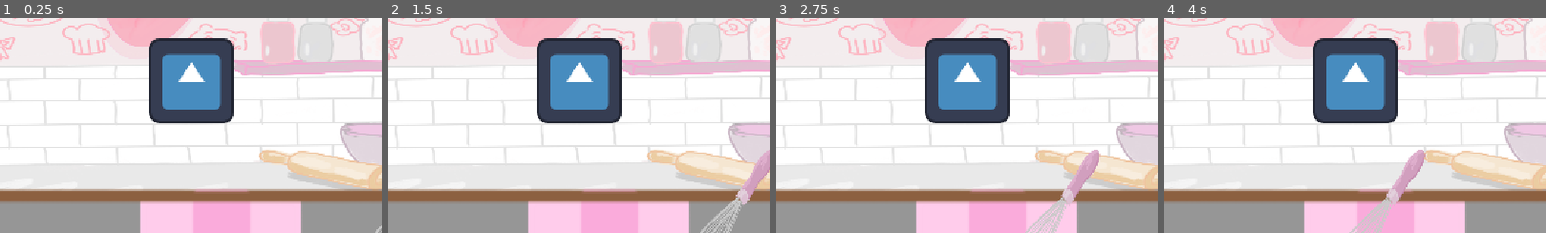
Above: before the commit, frames 1-4 (left to right).
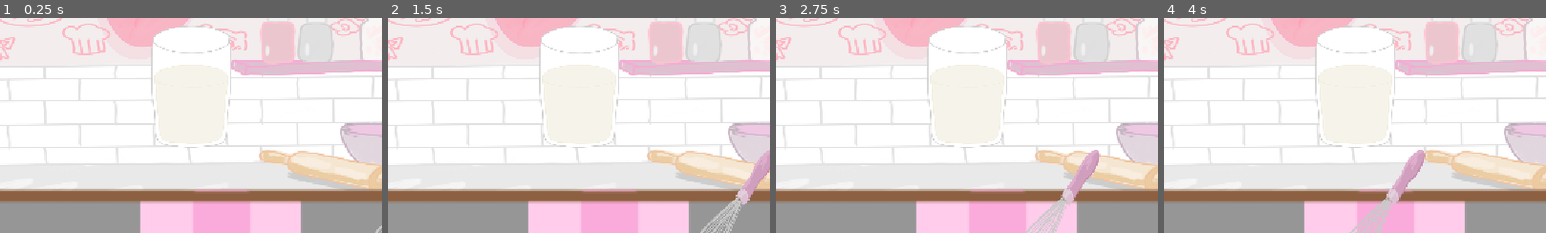
Above: after the commit, the same moments.

Repository: deanwinchestermygoat/Haven-Project
Game: Godot game, scene res://QTE.tscn
The game is run twice, just before and just after one commit, with the same random seed, the same clock (stepped at 60 frames per second) and the same inputs. This scene is started directly instead of the project's main scene. The engine's default icon, where the game draws it, is replaced by a stand-in: a white triangle on a blue panel in a dark square.
Inputs (mouse positions are % of the whole screen's width and height, from its top left):
- Up to frame 1 (0.25 s): no input
- Up to frame 2 (1.5 s): tap Enter (ui_accept) at 0.5, 0.77 s; move the mouse to (72, 45) at 0.52 s; hold D (moveright) from 0.53 s (still down); click (72, 45) at 0.6 s; move the mouse to (30, 55) at 1.27 s; click (30, 55) at 1.35 s
- Up to frame 3 (2.75 s): tap Enter (ui_accept) at 1.52 s; move the mouse to (60, 28) at 2.02 s; release D (moveright) at 2.03 s; hold A (moveleft) from 2.03 s (still down); click (60, 28) at 2.1 s
- Up to frame 4 (4 s): move the mouse to (45, 70) at 2.77 s; release A (moveleft) at 2.78 s; hold D (moveright) from 2.78 s (still down); click (45, 70) at 2.85 s; tap Enter (ui_accept) at 3.02, 3.77 s; move the mouse to (80, 65) at 3.52 s; click (80, 65) at 3.6 s
The pictures show only the part of the screen within x 21-71%, y 32-82%; the shares and areas given below are measured in that part.

The runs differ from the first frame. In frame 1, 9.0% of the frame differs, in the area x 39-62%, y 3-61%; in frame 2, 9.0%; in frame 3, 9.0%; in frame 4, 9.0%.

Commit message:
Wdsfd

Diff:
--- a/Dialogue2.tscn
+++ b/Dialogue2.tscn
@@ -5,7 +5,6 @@
 [ext_resource type="Texture2D" uid="uid://dbu8rkjf88w6w" path="res://chocolate caku.png" id="2_m8ffq"]
 [ext_resource type="FontFile" uid="uid://c8xlyi24xpfu4" path="res://SugarFlareDemoRegular-4nGED.otf" id="3_g4lbu"]
 [ext_resource type="Texture2D" uid="uid://ddydn6u84r4e4" path="res://strawberry caku.png" id="4_ys4ex"]
-[ext_resource type="Texture2D" uid="uid://4q335xxs2p" path="res://icon.svg" id="5_3k16q"]
 [ext_resource type="Texture2D" uid="uid://doqj86pmoucr8" path="res://andrew .png" id="7_3k16q"]
 [ext_resource type="Texture2D" uid="uid://d3d6g5upggiv3" path="res://chef.png" id="7_ys4ex"]
 
@@ -132,18 +131,10 @@
 expand_icon = true
 
 [node name="TextureRect2" type="TextureRect" parent="Text Interactions" unique_id=414696465]
-visible = false
-offset_left = 100.0
-offset_top = 220.0
-offset_right = 228.0
-offset_bottom = 361.0
-texture = ExtResource("5_3k16q")
-
-[node name="TextureRect4" type="TextureRect" parent="Text Interactions" unique_id=68106729]
-offset_left = -177.0
-offset_top = -12.0
-offset_right = 317.0
-offset_bottom = 641.0
+offset_left = -129.0
+offset_top = -48.0
+offset_right = 514.0
+offset_bottom = 705.0
 texture = ExtResource("7_3k16q")
 expand_mode = 1
 
--- a/Dialogue3.tscn
+++ b/Dialogue3.tscn
@@ -5,7 +5,6 @@
 [ext_resource type="Texture2D" uid="uid://dbu8rkjf88w6w" path="res://chocolate caku.png" id="2_wgjs5"]
 [ext_resource type="FontFile" uid="uid://c8xlyi24xpfu4" path="res://SugarFlareDemoRegular-4nGED.otf" id="3_3mc1j"]
 [ext_resource type="Texture2D" uid="uid://ddydn6u84r4e4" path="res://strawberry caku.png" id="4_k362u"]
-[ext_resource type="Texture2D" uid="uid://4q335xxs2p" path="res://icon.svg" id="5_bprgn"]
 [ext_resource type="Texture2D" uid="uid://doqj86pmoucr8" path="res://andrew .png" id="6_k362u"]
 [ext_resource type="Texture2D" uid="uid://d3d6g5upggiv3" path="res://chef.png" id="7_k362u"]
 
@@ -138,21 +137,13 @@
 icon_alignment = 1
 expand_icon = true
 
-[node name="TextureRect4" type="TextureRect" parent="Text Interactions" unique_id=332905392]
-offset_left = -178.0
-offset_top = -9.0
-offset_right = 316.0
-offset_bottom = 644.0
+[node name="TextureRect2" type="TextureRect" parent="Text Interactions" unique_id=414696465]
+offset_left = -120.0
+offset_top = -22.0
+offset_right = 463.0
+offset_bottom = 658.0
 texture = ExtResource("6_k362u")
 expand_mode = 1
-
-[node name="TextureRect2" type="TextureRect" parent="Text Interactions" unique_id=414696465]
-visible = false
-offset_left = 100.0
-offset_top = 220.0
-offset_right = 228.0
-offset_bottom = 361.0
-texture = ExtResource("5_bprgn")
 
 [node name="TextureRect3" type="TextureRect" parent="Text Interactions" unique_id=58447825]
 offset_left = 700.0
--- a/Dialogue4.tscn
+++ b/Dialogue4.tscn
@@ -5,7 +5,7 @@
 [ext_resource type="FontFile" uid="uid://c8xlyi24xpfu4" path="res://SugarFlareDemoRegular-4nGED.otf" id="3_lf4sj"]
 [ext_resource type="Texture2D" uid="uid://dbu8rkjf88w6w" path="res://chocolate caku.png" id="4_6xw0g"]
 [ext_resource type="Texture2D" uid="uid://ddydn6u84r4e4" path="res://strawberry caku.png" id="5_45y60"]
-[ext_resource type="Texture2D" uid="uid://4q335xxs2p" path="res://icon.svg" id="6_gao0u"]
+[ext_resource type="Texture2D" uid="uid://doqj86pmoucr8" path="res://andrew .png" id="6_8v3wp"]
 [ext_resource type="Texture2D" uid="uid://d3d6g5upggiv3" path="res://chef.png" id="7_52332"]
 
 [sub_resource type="AtlasTexture" id="AtlasTexture_g12sc"]
@@ -130,11 +130,12 @@
 expand_icon = true
 
 [node name="TextureRect2" type="TextureRect" parent="Text Interactions" unique_id=414696465]
-offset_left = 100.0
-offset_top = 220.0
-offset_right = 228.0
-offset_bottom = 361.0
-texture = ExtResource("6_gao0u")
+offset_left = -150.0
+offset_top = -113.0
+offset_right = 533.0
+offset_bottom = 743.0
+texture = ExtResource("6_8v3wp")
+expand_mode = 1
 
 [node name="TextureRect3" type="TextureRect" parent="Text Interactions" unique_id=58447825]
 offset_left = 700.0
--- a/Dialogue5.tscn
+++ b/Dialogue5.tscn
@@ -5,7 +5,7 @@
 [ext_resource type="FontFile" uid="uid://c8xlyi24xpfu4" path="res://SugarFlareDemoRegular-4nGED.otf" id="3_axs1u"]
 [ext_resource type="Texture2D" uid="uid://dbu8rkjf88w6w" path="res://chocolate caku.png" id="4_1w8yw"]
 [ext_resource type="Texture2D" uid="uid://ddydn6u84r4e4" path="res://strawberry caku.png" id="5_b3c6n"]
-[ext_resource type="Texture2D" uid="uid://4q335xxs2p" path="res://icon.svg" id="6_y4vwm"]
+[ext_resource type="Texture2D" uid="uid://doqj86pmoucr8" path="res://andrew .png" id="6_4hk73"]
 [ext_resource type="Texture2D" uid="uid://d3d6g5upggiv3" path="res://chef.png" id="7_cgnm5"]
 
 [sub_resource type="AtlasTexture" id="AtlasTexture_g12sc"]
@@ -138,11 +138,12 @@
 expand_icon = true
 
 [node name="TextureRect2" type="TextureRect" parent="Text Interactions" unique_id=414696465]
-offset_left = 100.0
-offset_top = 220.0
-offset_right = 228.0
-offset_bottom = 361.0
-texture = ExtResource("6_y4vwm")
+offset_left = -138.0
+offset_top = -33.0
+offset_right = 490.0
+offset_bottom = 699.0
+texture = ExtResource("6_4hk73")
+expand_mode = 1
 
 [node name="TextureRect3" type="TextureRect" parent="Text Interactions" unique_id=58447825]
 offset_left = 700.0
--- a/QTE.tscn
+++ b/QTE.tscn
@@ -4,7 +4,7 @@
 [ext_resource type="Script" uid="uid://d3880l1mi8y1t" path="res://qtebar.gd" id="1_gfoop"]
 [ext_resource type="Texture2D" uid="uid://bvyltj5rona5f" path="res://kitchen bg.png" id="2_81wtu"]
 [ext_resource type="Texture2D" uid="uid://bvxknp4vqa0iy" path="res://whisk.png" id="3_gfoop"]
-[ext_resource type="Texture2D" uid="uid://4q335xxs2p" path="res://icon.svg" id="5_4uh6t"]
+[ext_resource type="Texture2D" uid="uid://dokkx0rnm37xr" path="res://milk.png" id="5_sosbv"]
 [ext_resource type="AudioStream" uid="uid://dcyvqaav0ottv" path="res://milk2.mp3" id="6_sosbv"]
 
 [node name="QTE" type="Node2D" unique_id=1548456441]
@@ -63,11 +63,12 @@
 theme_override_font_sizes/normal_font_size = 60
 
 [node name="milk" type="TextureRect" parent="QTE bar" unique_id=62465292]
-offset_left = 471.0
-offset_top = 238.0
-offset_right = 599.0
-offset_bottom = 366.0
-texture = ExtResource("5_4uh6t")
+offset_left = 332.0
+offset_top = 141.0
+offset_right = 663.0
+offset_bottom = 436.0
+texture = ExtResource("5_sosbv")
+expand_mode = 1
 
 [node name="AudioStreamPlayer" type="AudioStreamPlayer" parent="QTE bar" unique_id=2145291837]
 stream = ExtResource("6_sosbv")
--- a/QTE2.tscn
+++ b/QTE2.tscn
@@ -3,7 +3,7 @@
 [ext_resource type="Texture2D" uid="uid://bvyltj5rona5f" path="res://kitchen bg.png" id="2_gn1cm"]
 [ext_resource type="Texture2D" uid="uid://oqkjrvwq15rj" path="res://skillcheck5.png" id="2_yxlc3"]
 [ext_resource type="Texture2D" uid="uid://bvxknp4vqa0iy" path="res://whisk.png" id="3_07p3t"]
-[ext_resource type="Texture2D" uid="uid://4q335xxs2p" path="res://icon.svg" id="5_jkjoq"]
+[ext_resource type="Texture2D" uid="uid://c2sl07t6d5v0a" path="res://egg.png" id="4_07p3t"]
 [ext_resource type="AudioStream" uid="uid://dcyvqaav0ottv" path="res://milk2.mp3" id="6_e01hn"]
 
 [sub_resource type="GDScript" id="GDScript_ryofh"]
@@ -102,11 +102,12 @@
 text = "3"
 
 [node name="milk" type="TextureRect" parent="QTE bar" unique_id=62465292]
-offset_left = 471.0
-offset_top = 238.0
-offset_right = 599.0
-offset_bottom = 366.0
-texture = ExtResource("5_jkjoq")
+offset_left = 281.0
+offset_top = -94.0
+offset_right = 924.0
+offset_bottom = 657.0
+texture = ExtResource("4_07p3t")
+expand_mode = 1
 
 [node name="AudioStreamPlayer" type="AudioStreamPlayer" parent="QTE bar" unique_id=2145291837]
 stream = ExtResource("6_e01hn")
--- a/QTE3.tscn
+++ b/QTE3.tscn
@@ -3,7 +3,7 @@
 [ext_resource type="Texture2D" uid="uid://oqkjrvwq15rj" path="res://skillcheck5.png" id="2_610y4"]
 [ext_resource type="Texture2D" uid="uid://bvyltj5rona5f" path="res://kitchen bg.png" id="2_vbltr"]
 [ext_resource type="Texture2D" uid="uid://bvxknp4vqa0iy" path="res://whisk.png" id="3_0wc6q"]
-[ext_resource type="Texture2D" uid="uid://4q335xxs2p" path="res://icon.svg" id="5_voyim"]
+[ext_resource type="Texture2D" uid="uid://ds0tuoujrjkh" path="res://bitch.png" id="4_0wc6q"]
 [ext_resource type="AudioStream" uid="uid://dcyvqaav0ottv" path="res://milk2.mp3" id="6_8df0h"]
 
 [sub_resource type="GDScript" id="GDScript_3mc1j"]
@@ -45,7 +45,7 @@
 
 "
 
-[node name="QTE" type="Node2D" unique_id=1548456441]
+[node name="QTE3" type="Node2D" unique_id=1548456441]
 script = SubResource("GDScript_3mc1j")
 
 [node name="QTE bar" type="Node" parent="." unique_id=428109476]
@@ -101,11 +101,12 @@
 theme_override_font_sizes/normal_font_size = 60
 
 [node name="milk" type="TextureRect" parent="QTE bar" unique_id=62465292]
-offset_left = 471.0
-offset_top = 238.0
-offset_right = 599.0
-offset_bottom = 366.0
-texture = ExtResource("5_voyim")
+offset_left = 371.0
+offset_top = 17.0
+offset_right = 993.0
+offset_bottom = 532.0
+texture = ExtResource("4_0wc6q")
+expand_mode = 1
 
 [node name="AudioStreamPlayer" type="AudioStreamPlayer" parent="QTE bar" unique_id=2145291837]
 stream = ExtResource("6_8df0h")
--- a/QTE4.tscn
+++ b/QTE4.tscn
@@ -3,7 +3,7 @@
 [ext_resource type="Texture2D" uid="uid://bvyltj5rona5f" path="res://kitchen bg.png" id="1_0i4c6"]
 [ext_resource type="Texture2D" uid="uid://oqkjrvwq15rj" path="res://skillcheck5.png" id="2_dofn2"]
 [ext_resource type="Texture2D" uid="uid://bvxknp4vqa0iy" path="res://whisk.png" id="3_114p8"]
-[ext_resource type="Texture2D" uid="uid://4q335xxs2p" path="res://icon.svg" id="4_y4fuc"]
+[ext_resource type="Texture2D" uid="uid://c455frbemepwe" path="res://flour.png" id="4_0i4c6"]
 [ext_resource type="AudioStream" uid="uid://dcyvqaav0ottv" path="res://milk2.mp3" id="5_weq10"]
 
 [sub_resource type="GDScript" id="GDScript_8v3wp"]
@@ -101,11 +101,12 @@
 theme_override_font_sizes/normal_font_size = 60
 
 [node name="milk" type="TextureRect" parent="QTE bar" unique_id=62465292]
-offset_left = 471.0
-offset_top = 238.0
-offset_right = 599.0
-offset_bottom = 366.0
-texture = ExtResource("4_y4fuc")
+offset_left = 455.0
+offset_top = 215.0
+offset_right = 665.0
+offset_bottom = 449.0
+texture = ExtResource("4_0i4c6")
+expand_mode = 1
 
 [node name="AudioStreamPlayer" type="AudioStreamPlayer" parent="QTE bar" unique_id=2145291837]
 stream = ExtResource("5_weq10")
--- a/main_player#2.tscn
+++ b/main_player#2.tscn
@@ -1,23 +1,24 @@
 [gd_scene format=3 uid="uid://loq2f272wwfd"]
 
-[ext_resource type="Texture2D" uid="uid://4q335xxs2p" path="res://icon.svg" id="1_wqw5x"]
 [ext_resource type="Script" uid="uid://qwn15qfsfbpa" path="res://main_player#2.gd" id="1_ylmck"]
+[ext_resource type="Texture2D" uid="uid://ckmsjbqvt8pur" path="res://andrew cube.png" id="2_ylmck"]
 
 [sub_resource type="RectangleShape2D" id="RectangleShape2D_twxfn"]
-size = Vector2(43, 127)
+size = Vector2(65, 47)
 
 [node name="Main_player#2" type="CharacterBody2D" unique_id=1284068795]
 position = Vector2(158, 81)
 script = ExtResource("1_ylmck")
 
-[node name="Sprite2D" type="Sprite2D" parent="." unique_id=588269617]
-position = Vector2(-42.500004, 0)
-scale = Vector2(0.33593744, 1)
-texture = ExtResource("1_wqw5x")
-
 [node name="CollisionShape2D" type="CollisionShape2D" parent="." unique_id=283262152]
-position = Vector2(-42.5, 0.5)
+position = Vector2(-25.5, -8.5)
 shape = SubResource("RectangleShape2D_twxfn")
 
 [node name="Camera2D" type="Camera2D" parent="." unique_id=1672187228]
 position = Vector2(-38, 1)
+
+[node name="Sprite2D2" type="Sprite2D" parent="." unique_id=499057562]
+position = Vector2(15, -13.0000305)
+rotation = -0.16580628
+scale = Vector2(0.19589595, 0.1541584)
+texture = ExtResource("2_ylmck")
--- a/main_player#3.tscn
+++ b/main_player#3.tscn
@@ -1,6 +1,6 @@
 [gd_scene format=3 uid="uid://cy2nfjwv3i4e0"]
 
-[ext_resource type="Texture2D" uid="uid://4q335xxs2p" path="res://icon.svg" id="1_dbkug"]
+[ext_resource type="Texture2D" uid="uid://ckmsjbqvt8pur" path="res://andrew cube.png" id="1_dbkug"]
 
 [sub_resource type="GDScript" id="GDScript_7qbax"]
 script/source = "extends CharacterBody2D
@@ -54,20 +54,21 @@
 "
 
 [sub_resource type="RectangleShape2D" id="RectangleShape2D_twxfn"]
-size = Vector2(43, 127)
+size = Vector2(53.5, 55.5)
 
 [node name="Main_player#3" type="CharacterBody2D" unique_id=1284068795]
 position = Vector2(158, 81)
 script = SubResource("GDScript_7qbax")
 
-[node name="Sprite2D" type="Sprite2D" parent="." unique_id=588269617]
-position = Vector2(-42.500004, 0)
-scale = Vector2(0.33593744, 1)
+[node name="Camera2D" type="Camera2D" parent="." unique_id=1672187228]
+position = Vector2(-38, 1)
+
+[node name="Sprite2D2" type="Sprite2D" parent="." unique_id=595839101]
+position = Vector2(15.000001, -3.9999962)
+rotation = -0.16580628
+scale = Vector2(0.16071239, 0.1541584)
 texture = ExtResource("1_dbkug")
 
 [node name="CollisionShape2D" type="CollisionShape2D" parent="." unique_id=283262152]
-position = Vector2(-42.5, 0.5)
+position = Vector2(-19.75, 0.25)
 shape = SubResource("RectangleShape2D_twxfn")
-
-[node name="Camera2D" type="Camera2D" parent="." unique_id=1672187228]
-position = Vector2(-38, 1)
--- a/main_player#4.tscn
+++ b/main_player#4.tscn
@@ -1,23 +1,25 @@
 [gd_scene format=3 uid="uid://jqe4sfelphyo"]
 
 [ext_resource type="Script" uid="uid://d05ya26vglxfc" path="res://main_player#4.gd" id="1_wrobe"]
-[ext_resource type="Texture2D" uid="uid://4q335xxs2p" path="res://icon.svg" id="2_2jgeh"]
+[ext_resource type="Texture2D" uid="uid://ckmsjbqvt8pur" path="res://andrew cube.png" id="2_wrobe"]
 
 [sub_resource type="RectangleShape2D" id="RectangleShape2D_twxfn"]
-size = Vector2(43, 127)
+size = Vector2(54, 52)
 
 [node name="Main_player#4" type="CharacterBody2D" unique_id=1284068795]
 position = Vector2(158, 81)
 script = ExtResource("1_wrobe")
 
-[node name="Sprite2D" type="Sprite2D" parent="." unique_id=588269617]
-position = Vector2(-42.500004, 0)
-scale = Vector2(0.33593744, 1)
-texture = ExtResource("2_2jgeh")
-
 [node name="CollisionShape2D" type="CollisionShape2D" parent="." unique_id=283262152]
-position = Vector2(-42.5, 0.5)
+position = Vector2(0, -6)
+scale = Vector2(0.9999998, 0.99999994)
 shape = SubResource("RectangleShape2D_twxfn")
 
 [node name="Camera2D" type="Camera2D" parent="." unique_id=1672187228]
 position = Vector2(-38, 1)
+
+[node name="Sprite2D2" type="Sprite2D" parent="." unique_id=1756758323]
+position = Vector2(34.99997, -10.9999695)
+rotation = -0.16580628
+scale = Vector2(0.16071239, 0.1541584)
+texture = ExtResource("2_wrobe")
--- a/main_player#5.tscn
+++ b/main_player#5.tscn
@@ -1,22 +1,23 @@
 [gd_scene format=3 uid="uid://dy70qckrdvkcf"]
 
 [ext_resource type="Script" uid="uid://mleil5dfmc4t" path="res://main_player#5.gd" id="1_62djh"]
-[ext_resource type="Texture2D" uid="uid://4q335xxs2p" path="res://icon.svg" id="2_4k45m"]
+[ext_resource type="Texture2D" uid="uid://ckmsjbqvt8pur" path="res://andrew cube.png" id="2_62djh"]
 
 [sub_resource type="RectangleShape2D" id="RectangleShape2D_twxfn"]
-size = Vector2(43, 127)
+size = Vector2(53.5, 53.5)
 
 [node name="Main_player#5" type="CharacterBody2D" unique_id=1284068795]
 position = Vector2(158, 81)
 script = ExtResource("1_62djh")
 
-[node name="Sprite2D" type="Sprite2D" parent="." unique_id=588269617]
-position = Vector2(-42.500004, 0)
-scale = Vector2(0.33593744, 1)
-texture = ExtResource("2_4k45m")
+[node name="Sprite2D2" type="Sprite2D" parent="." unique_id=1408170004]
+position = Vector2(5.000001, -9)
+rotation = -0.16580626
+scale = Vector2(0.16071239, 0.1541584)
+texture = ExtResource("2_62djh")
 
 [node name="CollisionShape2D" type="CollisionShape2D" parent="." unique_id=283262152]
-position = Vector2(-42.5, 0.5)
+position = Vector2(-29.75, -3.75)
 shape = SubResource("RectangleShape2D_twxfn")
 
 [node name="Camera2D" type="Camera2D" parent="." unique_id=1672187228]
